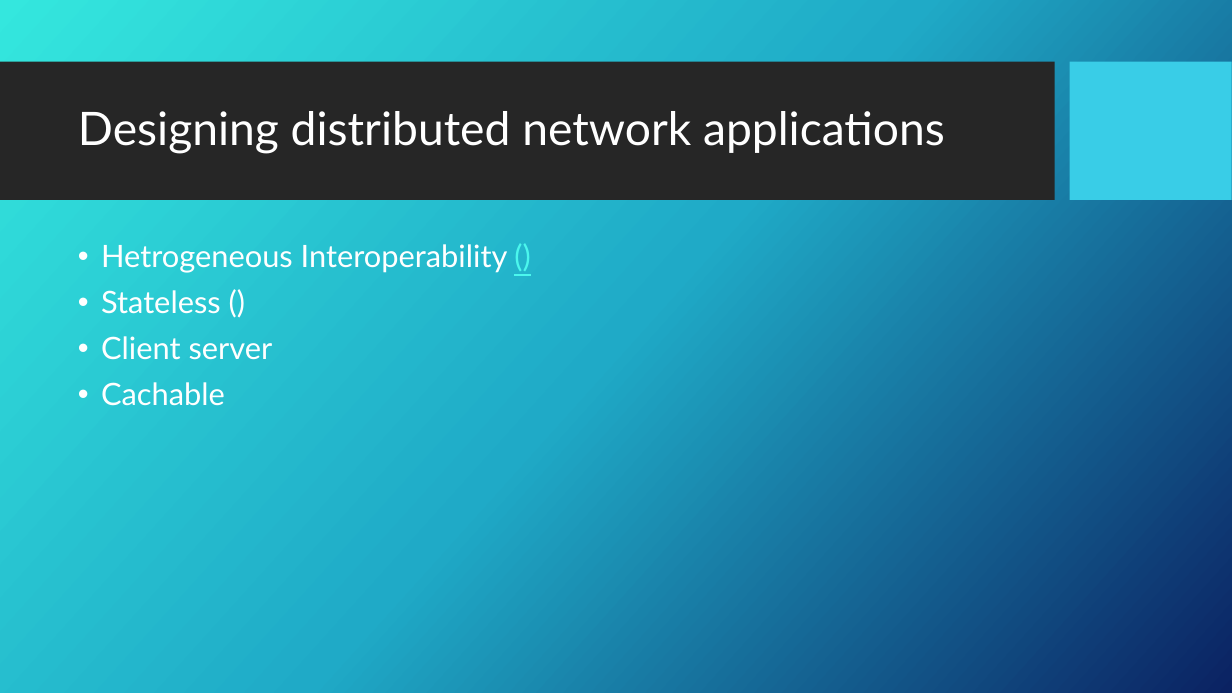
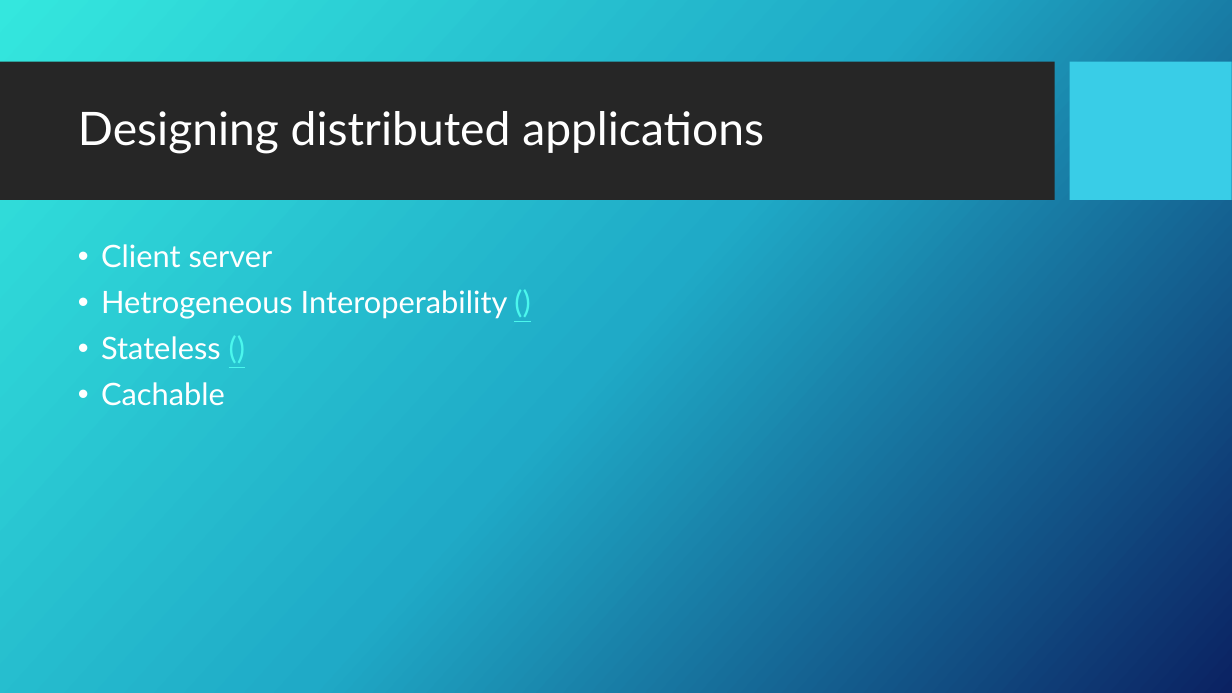
Before and after one commit to carl-b/rocket_launcher, a slide deck: slide 7 of doc/REST og JSON.pptx. Drawn at 1232x693 pixels with LibreOffice and Linux fonts; fonts in the diff are those of the drawing; background and template pictures are left out. Boxes give left, top, right and bottom in pixels: in the first picture for what was removed or moved away, otherwise in the second. Text is boxed around its words. In the diff, an @@ line names an element or a change of style, - is before the commit and + after.

```diff
--- a/doc/REST og JSON.pptx
+++ b/doc/REST og JSON.pptx
@@ title at box(78, 111, 764, 154): text changed @@
-Designing distributed network applications
+Designing distributed applications
@@ text at box(101, 244, 273, 268): paragraph added @@
+• Client server
@@ text at box(101, 336, 273, 360): paragraph removed @@
-• Client server
@@ text at box(101, 336, 221, 360): text colour #FFFFFF to #4BF7ED, underline on in "()" @@
```
Also in this commit, not shown: 4 other slides changed.
